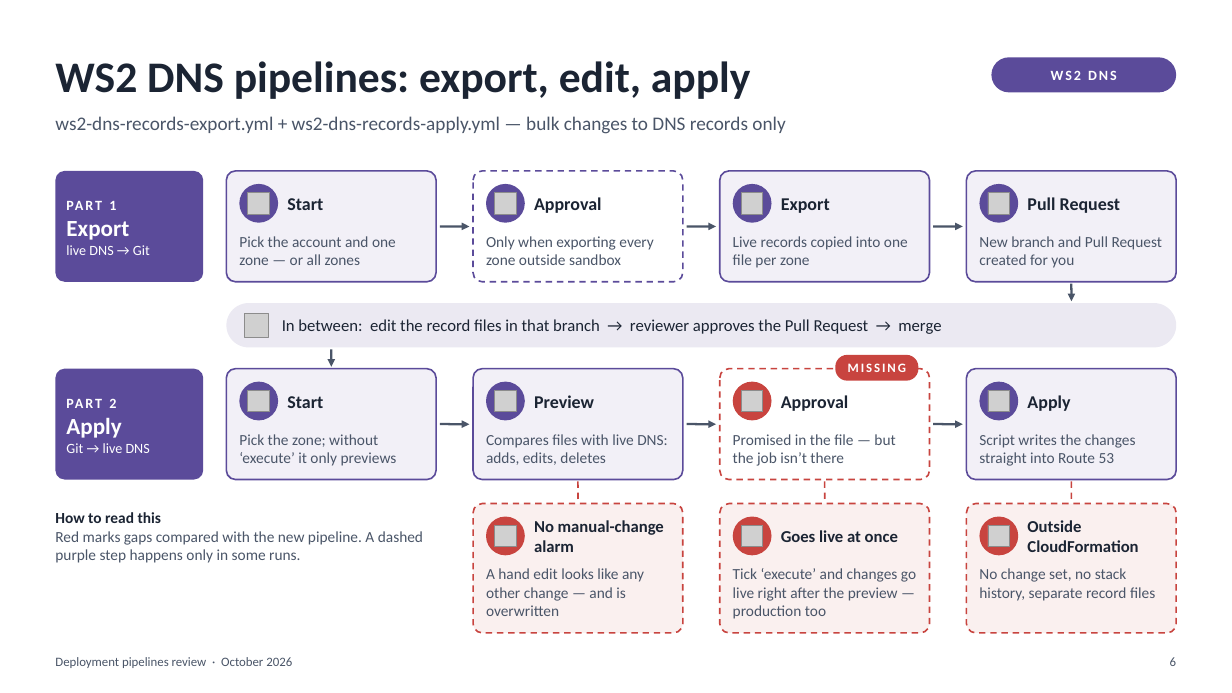
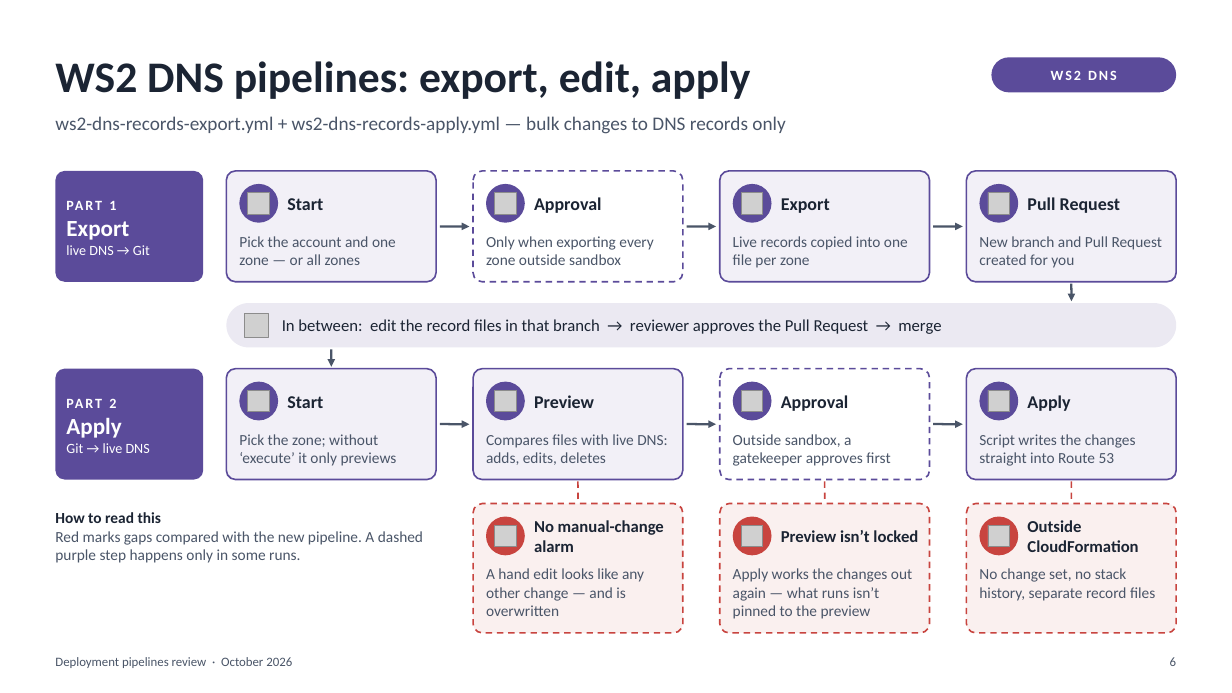
Before and after one commit to kunalshrivastavapune25/githubactions, a slide deck: slide 6 of pipeline/3pipepine/Deployment_Pipelines_Review.pptx. Drawn at 1232x693 pixels with LibreOffice and Linux fonts; fonts in the diff are those of the drawing; grey boxes stand for pictures. Boxes give left, top, right and bottom in pixels: in the first picture for what was removed or moved away, otherwise in the second. Text is boxed around its words. In the diff, an @@ line names an element or a change of style, - is before the commit and + after.

```diff
--- a/pipeline/3pipepine/Deployment_Pipelines_Review.pptx
+++ b/pipeline/3pipepine/Deployment_Pipelines_Review.pptx
@@ rounded rectangle removed at [836,355,919,381] @@
-MISSING
@@ rounded rectangle at [720,369,930,480]: outline #C8443F 1.25 pt dashed to #5B4B9A 1.25 pt dashed @@
@@ ellipse at [733,382,772,421]: fill #C8443F to #5B4B9A @@
@@ text at [733,434,890,466]: text changed @@
-Promised in the file — but the job isn’t there
+Outside sandbox, a gatekeeper approves first
@@ text at [781,530,918,542]: text changed @@
-Goes live at once
+Preview isn’t locked
@@ text at [733,568,912,619]: text changed @@
-Tick ‘execute’ and changes go live right after the preview — production too
+Apply works the changes out again — what runs isn’t pinned to the preview
```
Also in this commit, not shown: 7 other slides changed, 1 other file.
